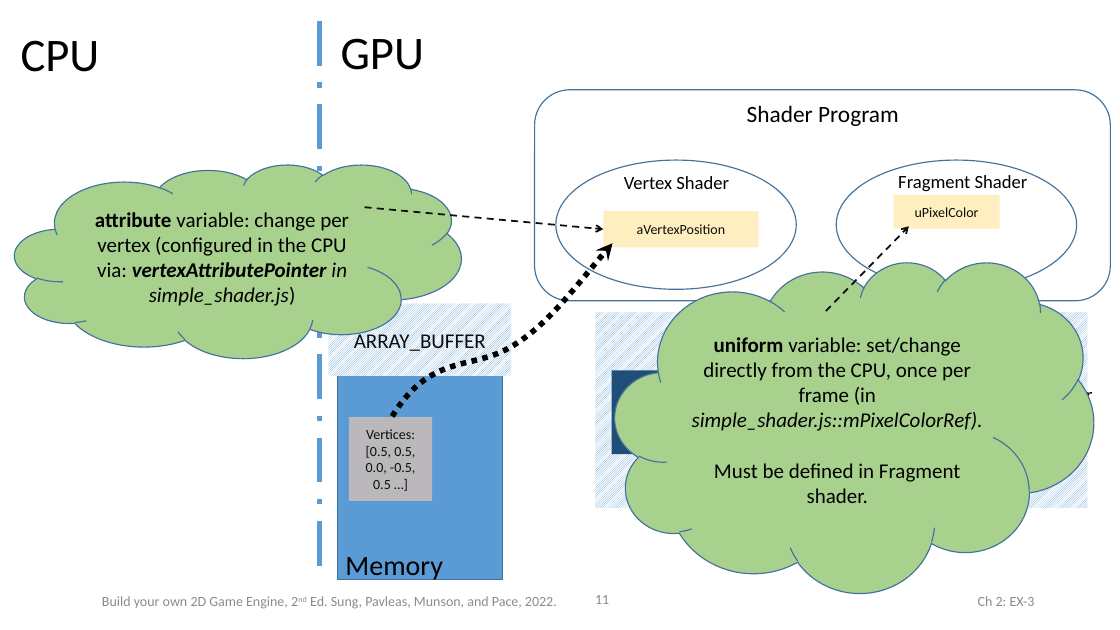
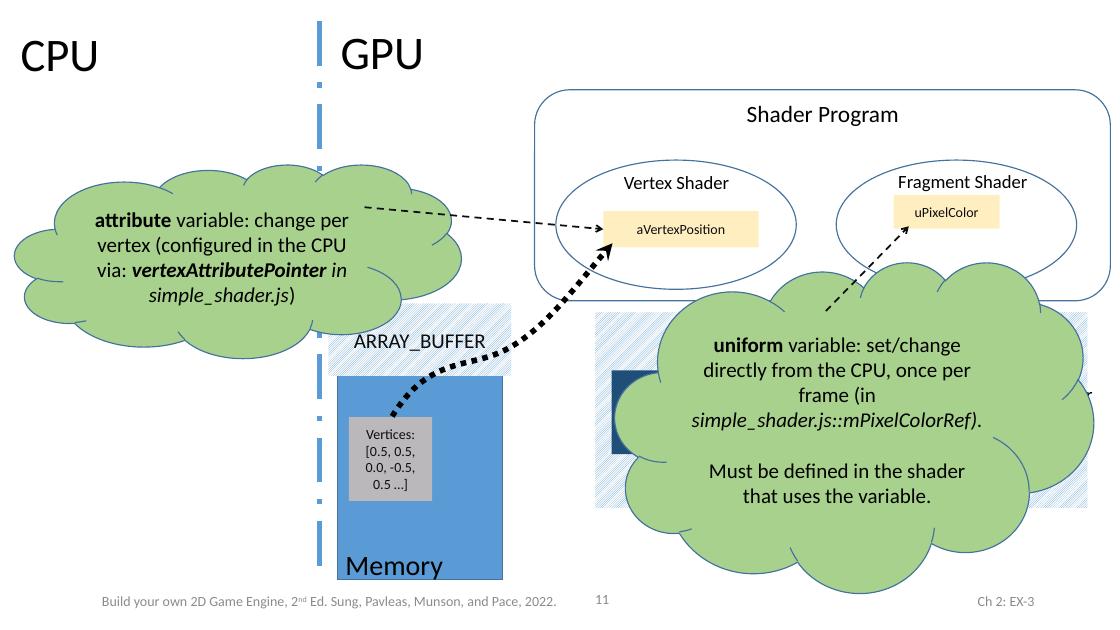
Before and after one commit to Apress/build-your-own-2d-game-engine-2e, a slide deck: slide 11 of AdditionalMaterials/BookPPTs/Chap2-EX2.3.pptx. Drawn at 1120x630 pixels with LibreOffice and Linux fonts; fonts in the diff are those of the drawing. Boxes give left, top, right and bottom in pixels: in the first picture for what was removed or moved away, otherwise in the second. Text is boxed around its words. In the diff, an @@ line names an element or a change of style, - is before the commit and + after.

```diff
--- a/AdditionalMaterials/BookPPTs/Chap2-EX2.3.pptx
+++ b/AdditionalMaterials/BookPPTs/Chap2-EX2.3.pptx
@@ text in cloud at (x1=709, y1=463, x2=965, y2=503): text changed @@
-Must be defined in Fragment shader.
+Must be defined in the shader that uses the variable.
```
Also in this commit, not shown: 4 other files.
